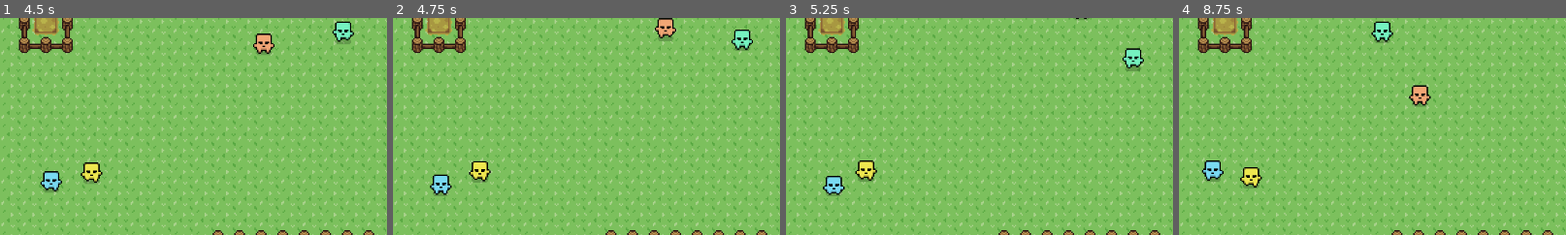
Above: before the commit, frames 1-4 (left to right).
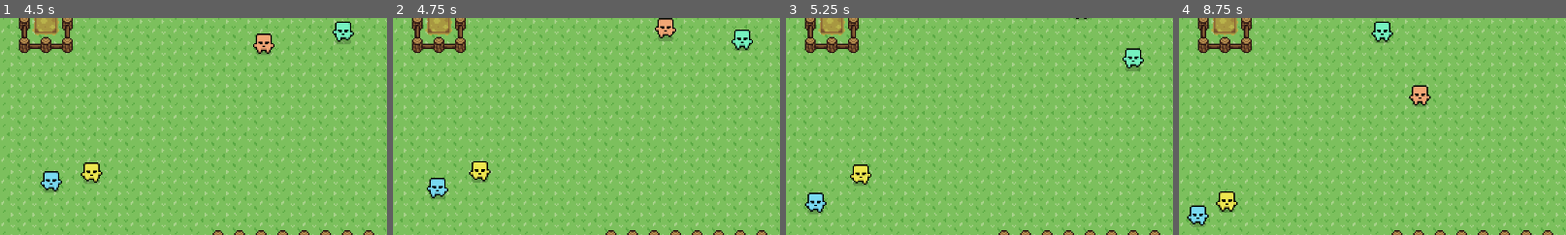
Above: after the commit, the same moments.

Repository: ByteChompGames/BLOCKHEADS
Game: Godot game, scene res://world.tscn
Same seed, same stepped clock (60 frames per second), same inputs: the game is played once before the commit and once after it.
Inputs:
- Up to frame 1 (4.5 s): no input
- Up to frame 2 (4.75 s): no input
- Up to frame 3 (5.25 s): no input
- Up to frame 4 (8.75 s): no input
The pictures show only the part of the screen within x 12-62%, y 31-80%; the shares and areas given below are measured in that part.

Frame 1 is identical in both runs. In frame 2, 0.5% of the frame differs, in the area x 8-16%, y 71-84%; in frame 3, 1.4%; in frame 4, 1.8%, in the area x 2-22%, y 65-97%.

Commit message:
Update world.tscn

Diff:
--- a/world.tscn
+++ b/world.tscn
@@ -39,6 +39,7 @@
 [node name="AIActor_Wanderer" parent="." instance=ExtResource("1_jtljs")]
 modulate = Color(0.501961, 0.901961, 1, 1)
 position = Vector2(414, 364)
+wander_radius = 75
 
 [node name="AIActor_Patroller" parent="." node_paths=PackedStringArray("patrol_path") instance=ExtResource("1_jtljs")]
 modulate = Color(0.835294, 0.686275, 0.968627, 1)
